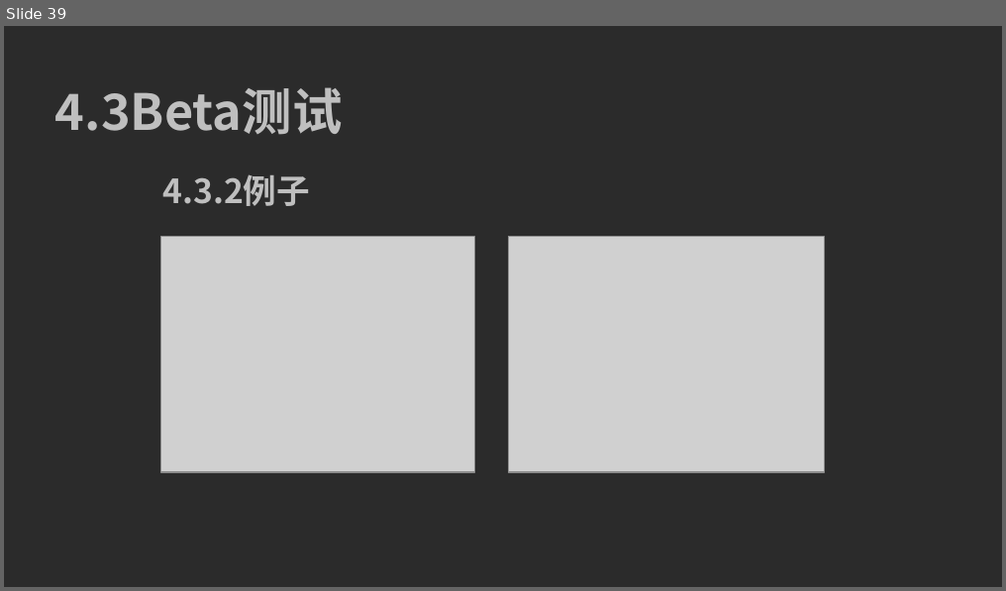
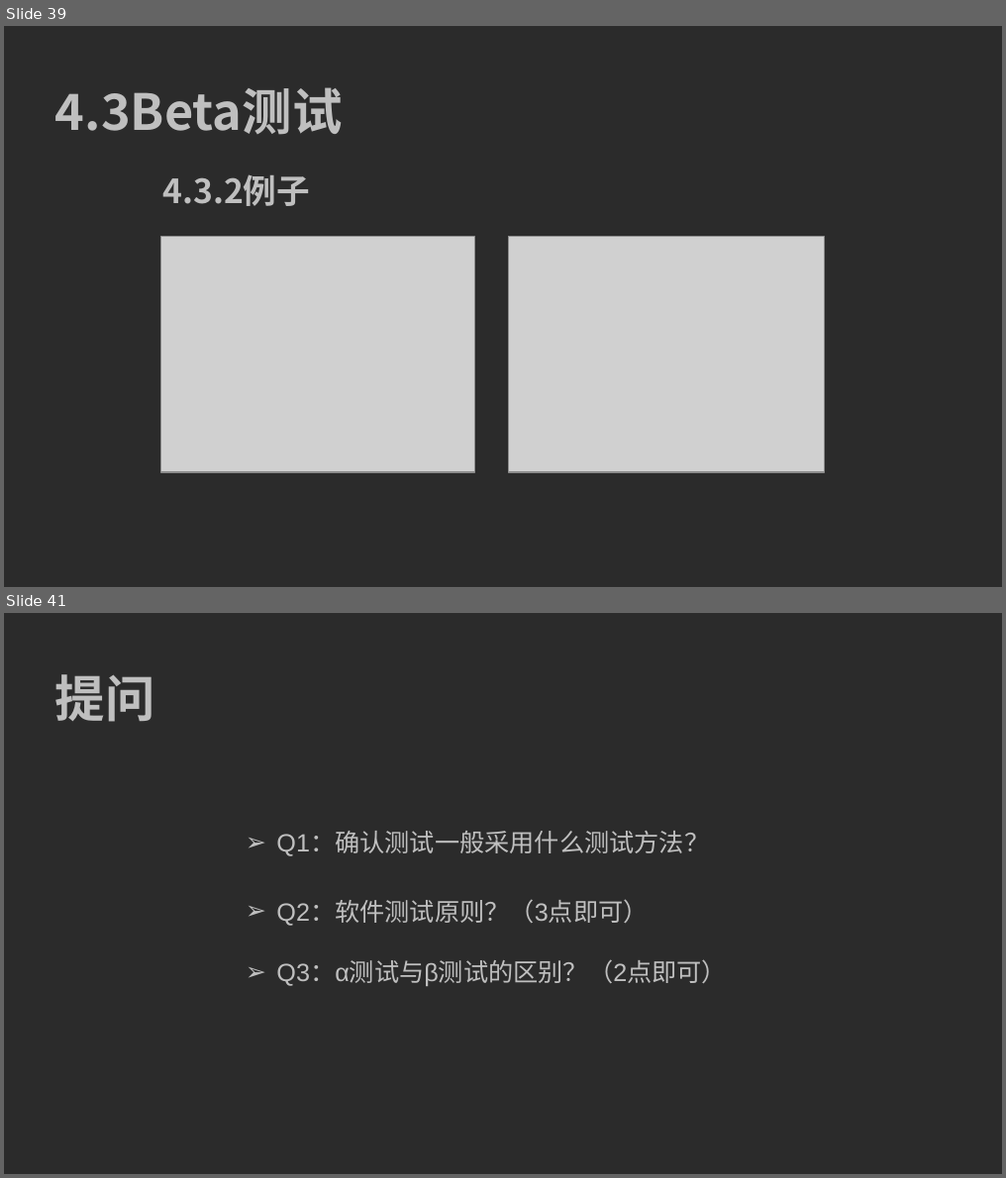
Before and after one commit to popopoi/Software-G07, a slide deck: SE2018春-G07/翻转课堂/SE2018春-G07-7.5确认测试.pptx. Shown one above the other, each under a label of ours: slide 39 before the commit, slides 39 and 41 after it; the slides between them are not shown. The pictures are 1006x591 and 1006x1178 pixels, drawn with LibreOffice and Linux fonts; fonts in the diff are those of the drawing; grey boxes stand for pictures; background and template pictures are left out; a plain dark background stands for a picture behind light text. Boxes give left, top, right and bottom in pixels: in the first picture for what was removed or moved away, otherwise in the second. Text is boxed around its words. In the diff, an @@ line names an element or a change of style, - is before the commit and + after.

```diff
--- a/SE2018春-G07/翻转课堂/SE2018春-G07-7.5确认测试.pptx
+++ b/SE2018春-G07/翻转课堂/SE2018春-G07-7.5确认测试.pptx
@@ slide 41 added at (x1=4, y1=613, x2=1002, y2=1174), background picture (left out) @@
@@ free added at (x1=52, y1=663, x2=1002, y2=732), 36 pt, text #BFBFBF, bold @@
+提问
@@ text added at (x1=276, y1=832, x2=709, y2=857), 18 pt, text #BFBFBF @@
+➢ Q1：确认测试一般采用什么测试方法？
@@ text added at (x1=276, y1=900, x2=648, y2=926), 18 pt, text #BFBFBF @@
+➢ Q2：软件测试原则？（3点即可）
@@ text added at (x1=276, y1=961, x2=727, y2=986), 18 pt, text #BFBFBF @@
+➢ Q3：α测试与β测试的区别？（2点即可）
```
Also in this commit, not shown: 5 slides changed, 1 other slide added, 5 other files.
